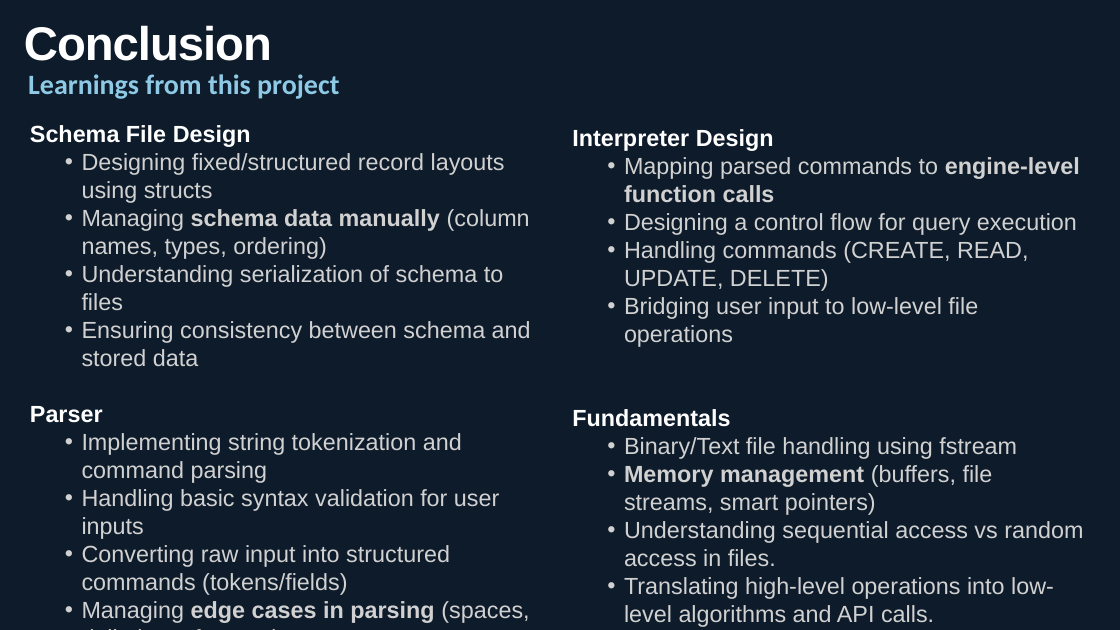
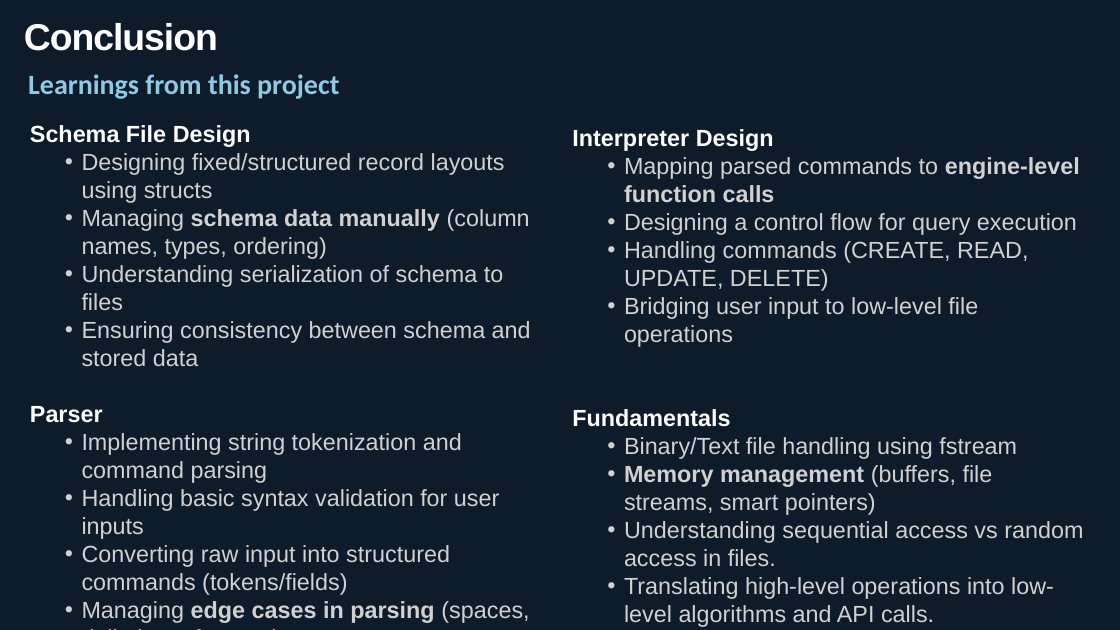
Before and after one commit to abhishekreddy22/ICS-Project-File-Based-Database, a slide deck: slide 9 of File-Based Database Management System (Main Presentation).pptx. Drawn at 1120x630 pixels with LibreOffice and Linux fonts; fonts in the diff are those of the drawing. Boxes give left, top, right and bottom in pixels: in the first picture for what was removed or moved away, otherwise in the second. Text is boxed around its words. In the diff, an @@ line names an element or a change of style, - is before the commit and + after.

```diff
--- a/File-Based Database Management System (Main Presentation).pptx
+++ b/File-Based Database Management System (Main Presentation).pptx
@@ title "Conclusion" at (24, 23, 218, 51): size 40.5 to 32 pt @@
```
Also in this commit, not shown: 1 other slide changed, 1 other file.
